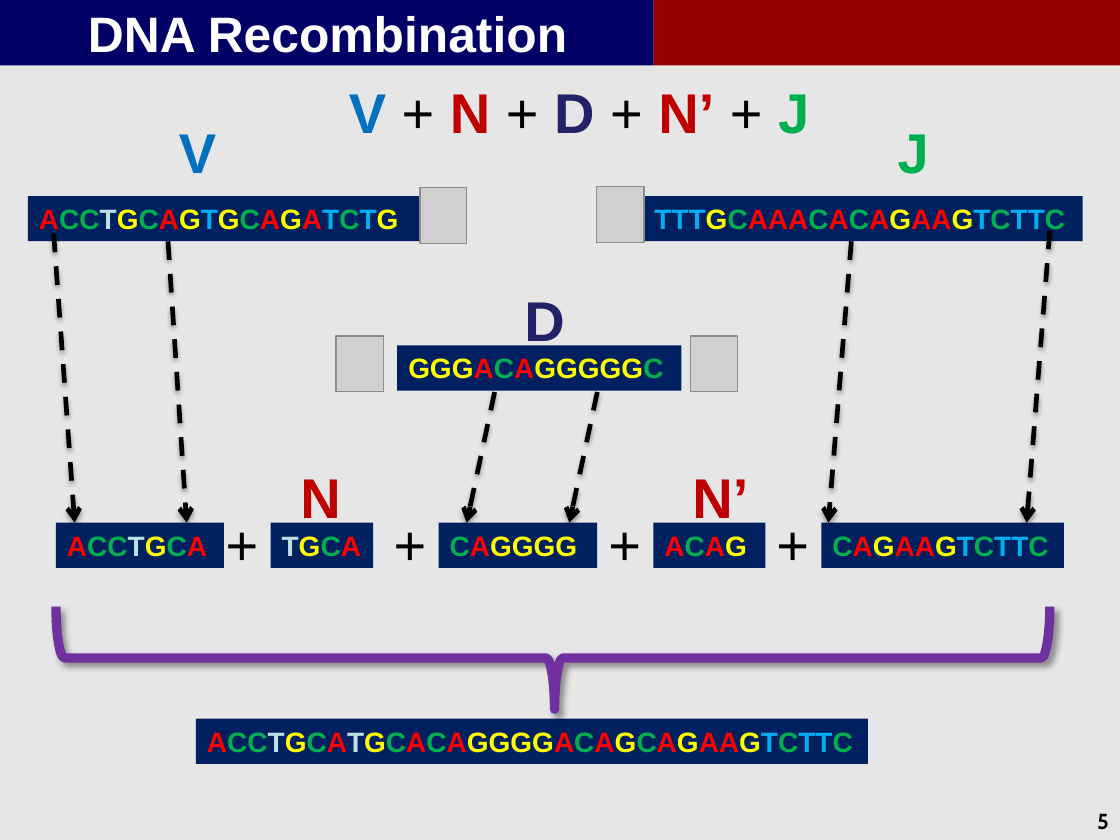
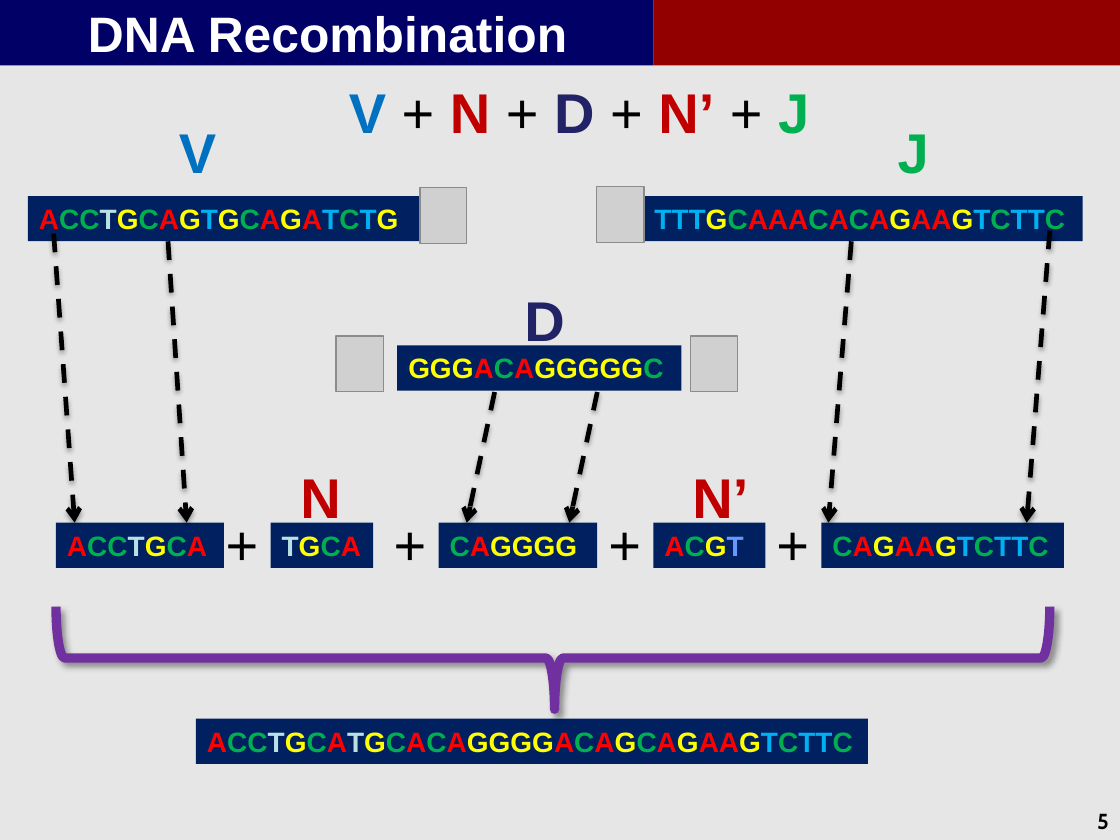
Before and after one commit to Sreevatsa03/KEYS, a slide deck: slide 5 of TCR/Presentations/TCR_Synthesis.pptx. Drawn at 1120x840 pixels with LibreOffice and Linux fonts; fonts in the diff are those of the drawing; grey boxes stand for pictures; background and template pictures are left out. Boxes give left, top, right and bottom in pixels: in the first picture for what was removed or moved away, otherwise in the second. Text is boxed around its words. In the diff, an @@ line names an element or a change of style, - is before the commit and + after.

Commit message:
Modified poster and presentation; added completion certificate

```diff
--- a/TCR/Presentations/TCR_Synthesis.pptx
+++ b/TCR/Presentations/TCR_Synthesis.pptx
@@ text in rectangle at box(664, 536, 743, 557): text changed @@
-ACAG
+ACGT
```
Also in this commit, not shown: 13 other files.
